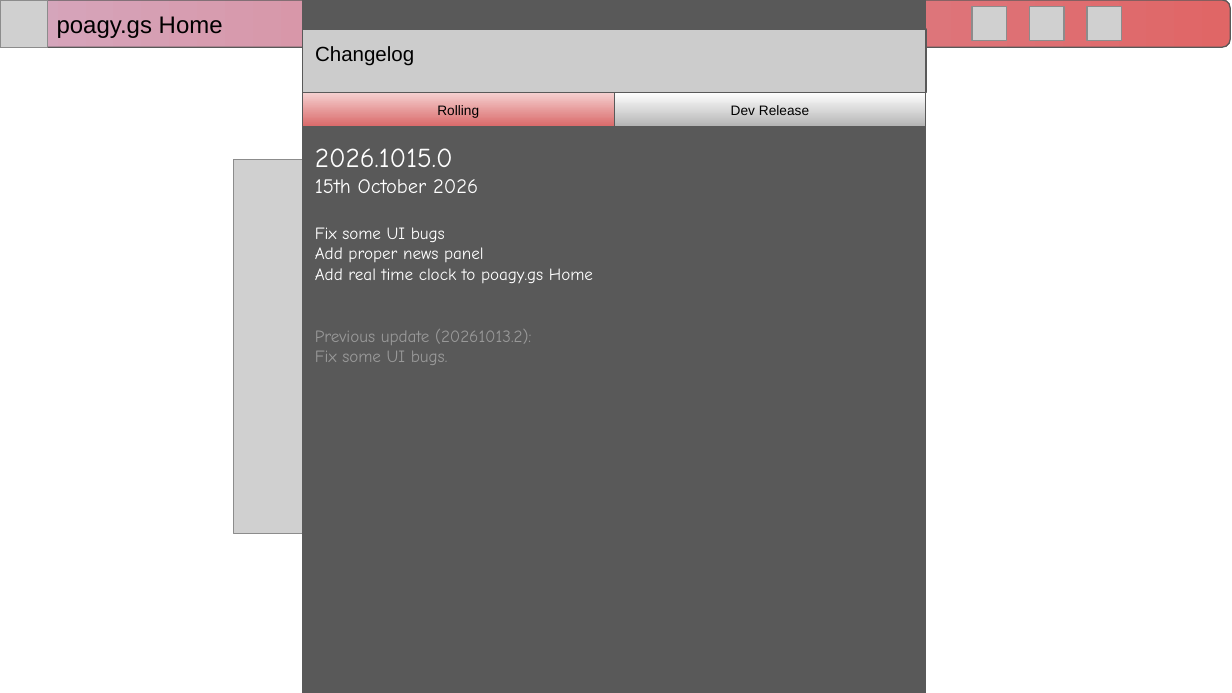
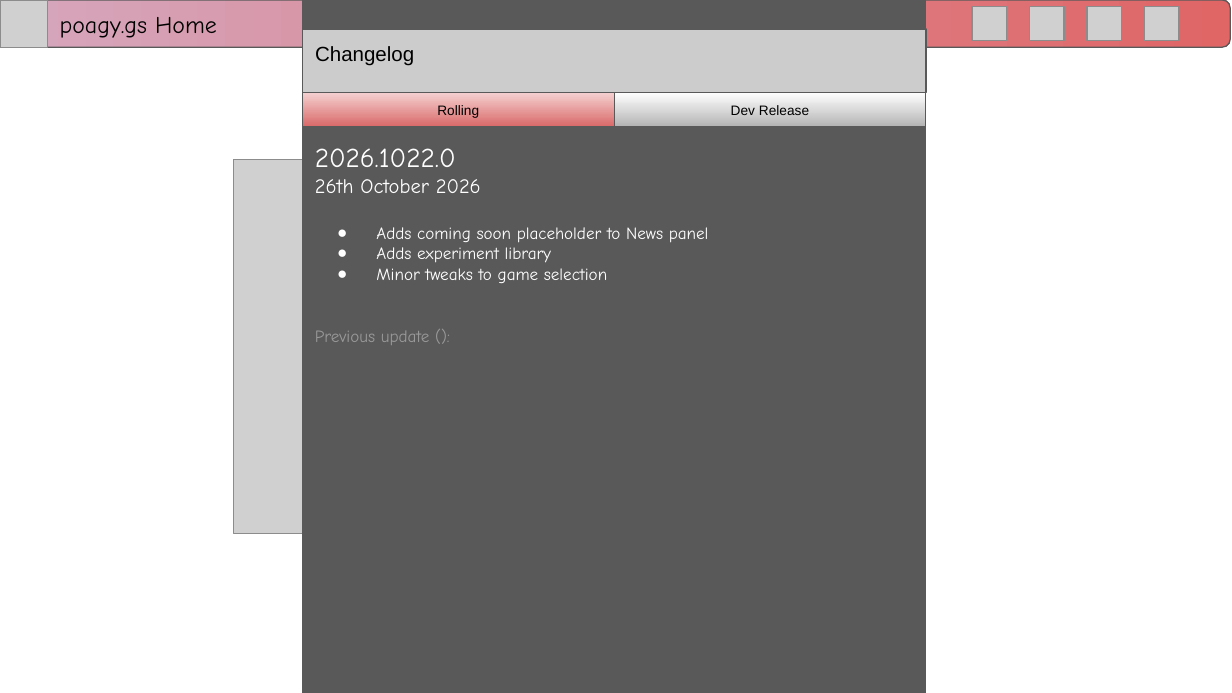
Before and after one commit to RitPigDev/poagy.gs-plus, a slide deck: slide 9 of poagy.gs+.pptx. Drawn at 1232x693 pixels with LibreOffice and Linux fonts; fonts in the diff are those of the drawing; grey boxes stand for pictures; background and template pictures are left out. Boxes give left, top, right and bottom in pixels: in the first picture for what was removed or moved away, otherwise in the second. Text is boxed around its words. In the diff, an @@ line names an element or a change of style, - is before the commit and + after.

Commit message:
Update to version 2026.1022.0

```diff
--- a/poagy.gs+.pptx
+++ b/poagy.gs+.pptx
@@ rounded rectangle added at [1,0,1230,47], fill gradient #D5A6BD to #E06666, outline #595959 0.75 pt @@
@@ text "poagy.gs Home": place and size @@
-text "poagy.gs Home" at [1,0,1230,47]
+text "poagy.gs Home" at [60,17,217,38]
@@ text "poagy.gs Home" at [60,17,217,38]: font Arial to Comic Neue; fill gradient #D5A6BD to #E06666 to none; outline #595959 0.75 pt to none @@
@@ picture added at [1145,6,1179,41] @@
@@ text in rectangle at [315,148,709,345]: text changed @@
-2026.1015.0
-15th October 2026
-Fix some UI bugs
-Add proper news panel
-Add real time clock to poagy.gs Home
-Previous update (20261013.2):
-Fix some UI bugs.
+2026.1022.0
+26th October 2026
+● Adds coming soon placeholder to News panel
+● Adds experiment library
+● Minor tweaks to game selection
+Previous update ():
```
Also in this commit, not shown: 11 other slides changed, 2 slides added, 1 slide removed.
